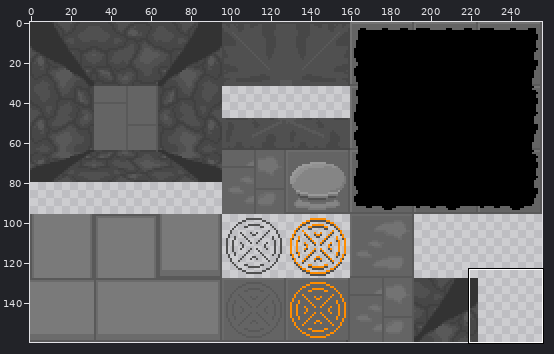
Edited in one commit: sprite sheet (assets/Map/stone_tiles.png). Above: a wide view before the commit, with the close-up outlined.
Close-up. First the earlier version:
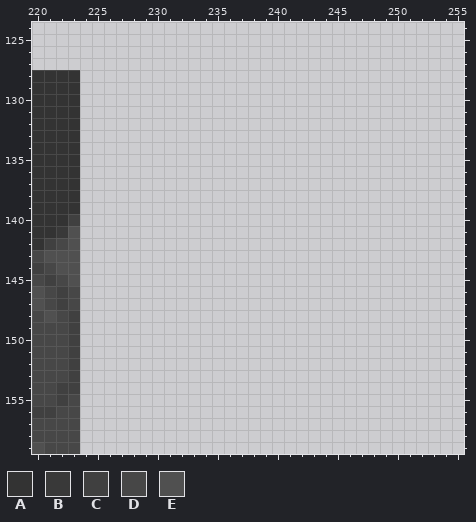
The file is 256x160 pixels. Colours within 5 levels of each other are drawn and written as one. Shown: x 220..255, y 124..159. The commit also changed other parts of the picture, which this record leaves out.
Palette (. is transparent): A #333333  B #393939  C #404040  D #474747  E #505050
Pixels before, first column x 220:
128 AAAA
129 AAAA
130 AAAA
131 AAAA
132 AAAA
133 AAAA
134 AAAA
135 AAAA
136 AAAA
137 AAAA
138 AAAA
139 AAAA
140 AAAC
141 AABE
142 ACDE
143 DEEE
144 CDEE
145 DCDE
146 EDCD
147 EDCD
148 DEDC
149 DDDC
150 DDDC
151 DDDC
152 DDDC
153 DDDC
154 DDCC
155 DDCD
156 CCDD
157 DDDD
158 DDDD
159 EDDD
The result:
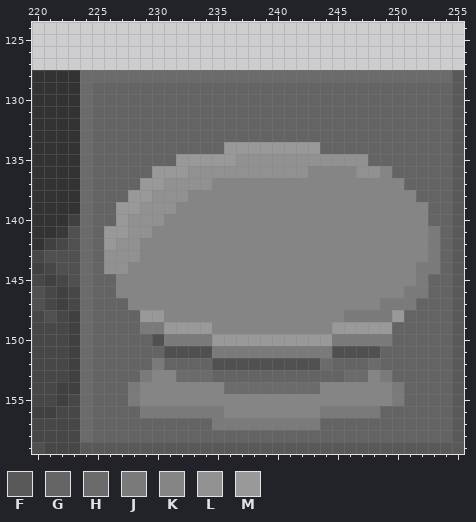
Colours new in this view: F #595959  G #646464  H #6b6b6b  J #7a7a7a  K #858585  L #919191  M #999999
What changed:
Colour E now appears in row 150 at x 230; in row 151 at x 231 to 234 and 245 to 248; in row 152 at x 235 to 243.
Colour F now appears in rows 128 to 158 at x 255; in row 159 at x 224 to 255.
Colour G now appears in rows 129 to 133 at x 225 to 254; in row 134 at x 225 to 235 and 244 to 254; in row 135 at x 225 to 231 and 248 to 254; in row 136 at x 225 to 229 and 250 to 254; in row 137 at x 225 to 228 and 251 to 254; in row 138 at x 225 to 227 and 252 to 254.
Colour G now appears in rows 139 to 140 at x 225 to 226 and 253 to 254; in rows 141 to 144 at x 225 and 254; in rows 145 to 146 at x 225 to 226 and 253 to 254; in row 147 at x 225 to 227 and 252 to 254; in row 148 at x 225 to 228 and 251 to 254; in row 149 at x 225 to 228 and 250 to 254.
Colour G now appears in row 150 at x 225 to 229 and 250 to 254; in row 151 at x 225 to 230 and 249 to 254; in row 152 at x 225 to 229, 231 to 234, 245 to 247 and 249 to 254; in row 153 at x 225 to 228, 235 to 245 and 250 to 254; in rows 154 to 155 at x 225 to 227 and 251 to 254; in row 156 at x 225 to 228 and 249 to 254.
Colour G now appears in row 157 at x 225 to 234 and 244 to 254; in row 158 at x 225 to 254.
Colour H now appears in row 128 at x 224 to 254; in rows 129 to 151 at x 224; in row 152 at x 224, 244 and 248; in row 153 at x 224, 232 to 234 and 246 to 247; in row 154 at x 224 and 236 to 243; in rows 155 to 158 at x 224.
Colour J now appears in rows 141 to 143 at x 253; in row 144 at x 252 to 253; in row 145 at x 252; in row 146 at x 251 to 252; in row 147 at x 249 to 251; in row 148 at x 246 to 249.
Colour J now appears in row 149 at x 229 to 230; in row 150 at x 231 to 234 and 245 to 249; in row 151 at x 235 to 244; in row 152 at x 230; in row 153 at x 229 and 249; in rows 154 to 155 at x 228 and 250.
Colour J now appears in row 156 at x 229 to 235 and 244 to 248; in row 157 at x 235 to 243.
Colour K now appears in row 136 at x 243 to 246 and 249; in row 137 at x 235 to 250; in row 138 at x 233 to 251; in row 139 at x 232 to 252; in row 140 at x 231 to 252; in row 141 at x 230 to 252.
Colour K now appears in rows 142 to 143 at x 229 to 252; in row 144 at x 228 to 251; in row 145 at x 227 to 251; in row 146 at x 227 to 250; in row 147 at x 228 to 248; in row 148 at x 231 to 245.
Colour K now appears in row 149 at x 235 to 244; in row 153 at x 230 to 231 and 248; in row 154 at x 229 to 235 and 244 to 249; in row 155 at x 229 to 249; in row 156 at x 236 to 243.
Colour L now appears in row 135 at x 237 to 247; in row 136 at x 233 to 242 and 247 to 248; in row 137 at x 231 to 234; in row 138 at x 230 to 232; in row 139 at x 229 to 231; in row 140 at x 228 to 230.
Colour L now appears in row 141 at x 228 to 229; in row 142 at x 227 to 228; in row 143 at x 226 to 228; in row 144 at x 226 to 227.
Colour M now appears in row 134 at x 236 to 243; in row 135 at x 232 to 236; in row 136 at x 230 to 232; in row 137 at x 229 to 230; in row 138 at x 228 to 229; in row 139 at x 227 to 228.
Colour M now appears in row 140 at x 227; in row 141 at x 226 to 227; in row 142 at x 226; in row 148 at x 229 to 230 and 250; in row 149 at x 231 to 234 and 245 to 249; in row 150 at x 235 to 244.
Where, in picture pixels (left, top, right, bottom), the same in both close-ups:
added: (80, 70, 464, 454)
